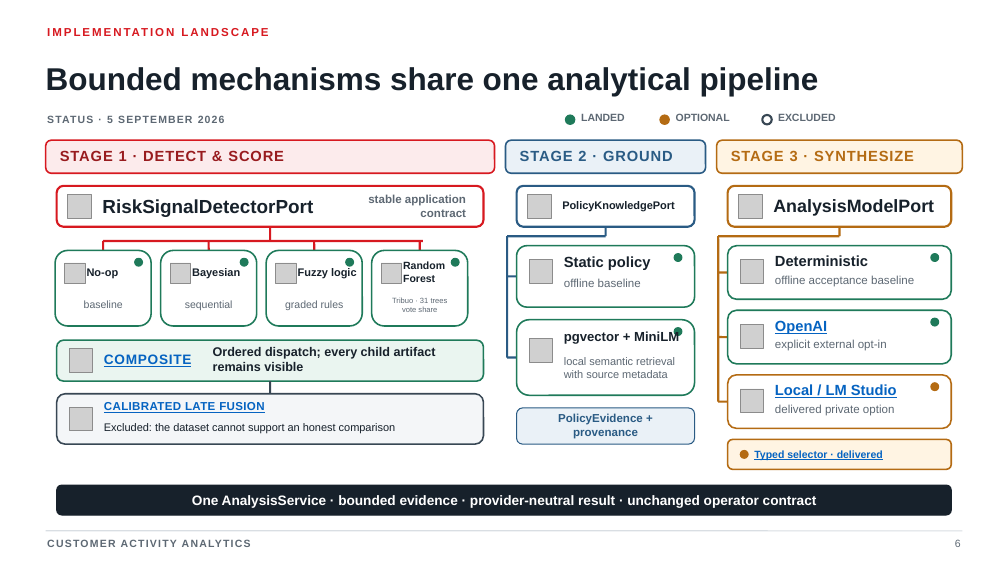
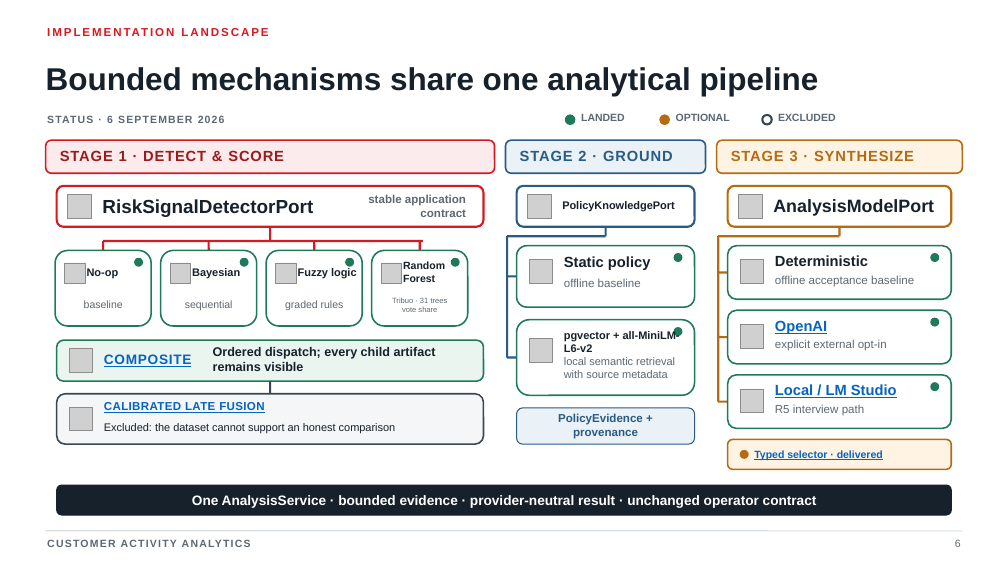
Before and after one commit to jdoe-dev-159753/specgraph-reference-app, a slide deck: slide 6 of docs/presentation/output/Customer_Activity_Analytics_final.pptx. Drawn at 1008x567 pixels with LibreOffice and Linux fonts; fonts in the diff are those of the drawing; grey boxes stand for pictures. Boxes give left, top, right and bottom in pixels: in the first picture for what was removed or moved away, otherwise in the second. Text is boxed around its words. In the diff, an @@ line names an element or a change of style, - is before the commit and + after.

Commit message:
docs: align final reviewer presentation with delivered R5

```diff
--- a/docs/presentation/output/Customer_Activity_Analytics_final.pptx
+++ b/docs/presentation/output/Customer_Activity_Analytics_final.pptx
@@ text at [564, 330, 680, 352]: text changed; size 12.5 to 10.5 pt @@
-pgvector + MiniLM
+pgvector + all-MiniLM-L6-v2
@@ rounded rectangle at [727, 375, 951, 429]: outline #B46B13 1.5 pt to #1F7A5A 1.5 pt @@
@@ ellipse at [931, 383, 938, 390]: fill #B46B13 to #1F7A5A; outline #B46B13 1 pt to #1F7A5A 1 pt @@
@@ text at [775, 404, 864, 415]: text changed @@
-delivered private option
+R5 interview path
```
Also in this commit, not shown: 6 other slides changed, 3 other files.
